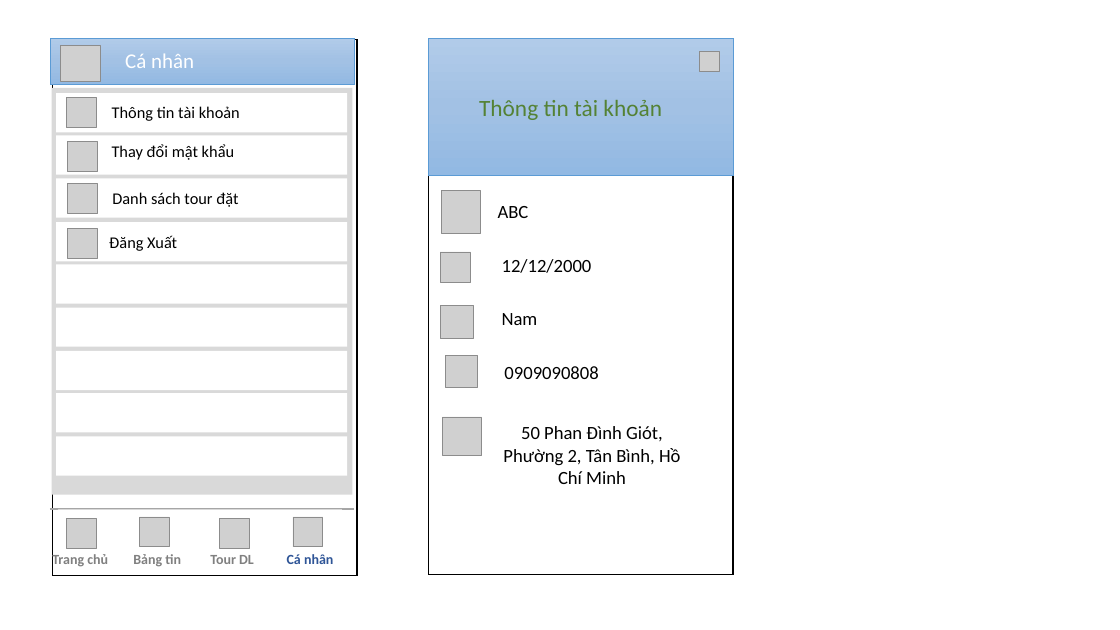
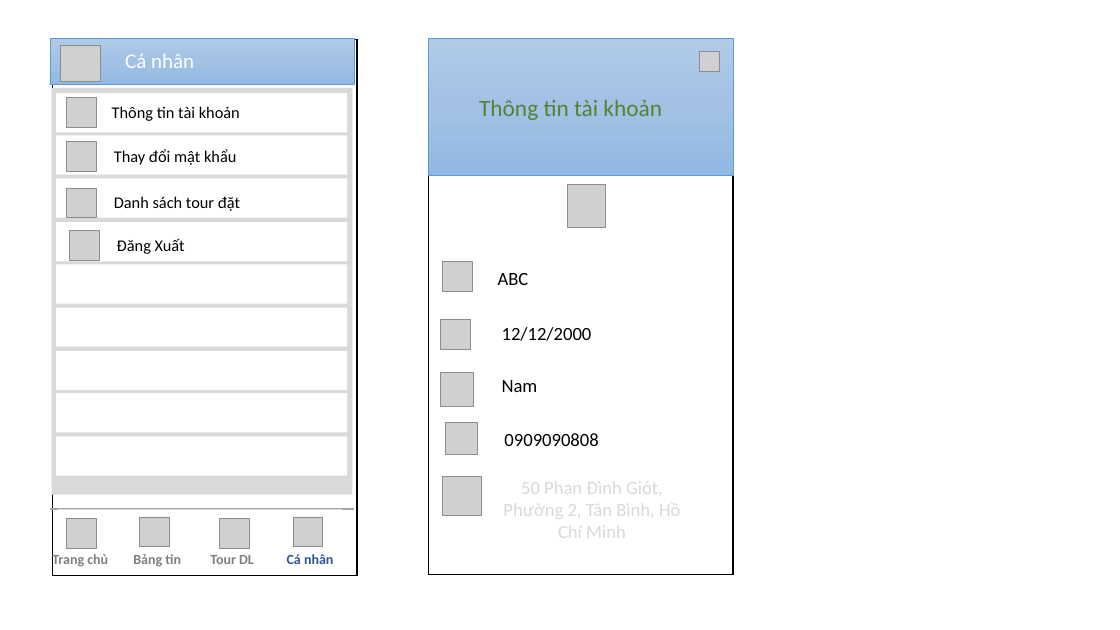
Before and after one commit to conghoangv624/Chuy-n-dd-nh-m-6, a slide deck: slide 9 of Document/CD1-Nhom6-Full.pptx (slide 7 before the commit). Drawn at 1120x630 pixels with LibreOffice and Linux fonts; fonts in the diff are those of the drawing; grey boxes stand for pictures. Boxes give left, top, right and bottom in pixels: in the first picture for what was removed or moved away, otherwise in the second. Text is boxed around its words. In the diff, an @@ line names an element or a change of style, - is before the commit and + after.

```diff
--- a/Document/CD1-Nhom6-Full.pptx
+++ b/Document/CD1-Nhom6-Full.pptx
@@ text "Thay đổi mật khẩu": place and size @@
-text "Thay đổi mật khẩu" at (112, 144, 234, 160)
+text "Thay đổi mật khẩu" at (114, 149, 236, 165)
@@ picture: place and size @@
-picture at (67, 184, 97, 214)
+picture at (66, 188, 97, 218)
@@ text "Danh sách tour đặt": place and size @@
-text "Danh sách tour đặt" at (112, 192, 238, 207)
+text "Danh sách tour đặt" at (114, 196, 240, 211)
@@ picture: place and size @@
-picture at (441, 190, 480, 233)
+picture at (567, 185, 606, 228)
@@ text "Đăng Xuất": place and size @@
-text "Đăng Xuất" at (109, 235, 177, 251)
+text "Đăng Xuất" at (117, 238, 185, 254)
@@ picture added at (443, 262, 473, 292) @@
@@ 2 pictures, 2 texts: place and size @@
-2 pictures, 2 texts at (440, 206, 598, 379)
+2 pictures, 2 texts at (440, 273, 598, 446)
@@ 2 texts, 1 picture: place and size @@
-2 texts, 1 picture at (446, 259, 592, 387)
+2 texts, 1 picture at (446, 327, 592, 455)
@@ picture: place and size @@
-picture at (443, 417, 481, 455)
+picture at (443, 477, 481, 516)
@@ text "50 Phan Đình Giót, Phường ...": place and size @@
-text "50 Phan Đình Giót, Phường ..." at (503, 426, 680, 484)
+text "50 Phan Đình Giót, Phường ..." at (503, 476, 680, 544)
@@ text "50 Phan Đình Giót, Phường ..." at (503, 476, 680, 544): text colour #000000 to #D9D9D9 @@
```
Also in this commit, not shown: 11 other slides changed, 7 slides added, 3 slides removed.
